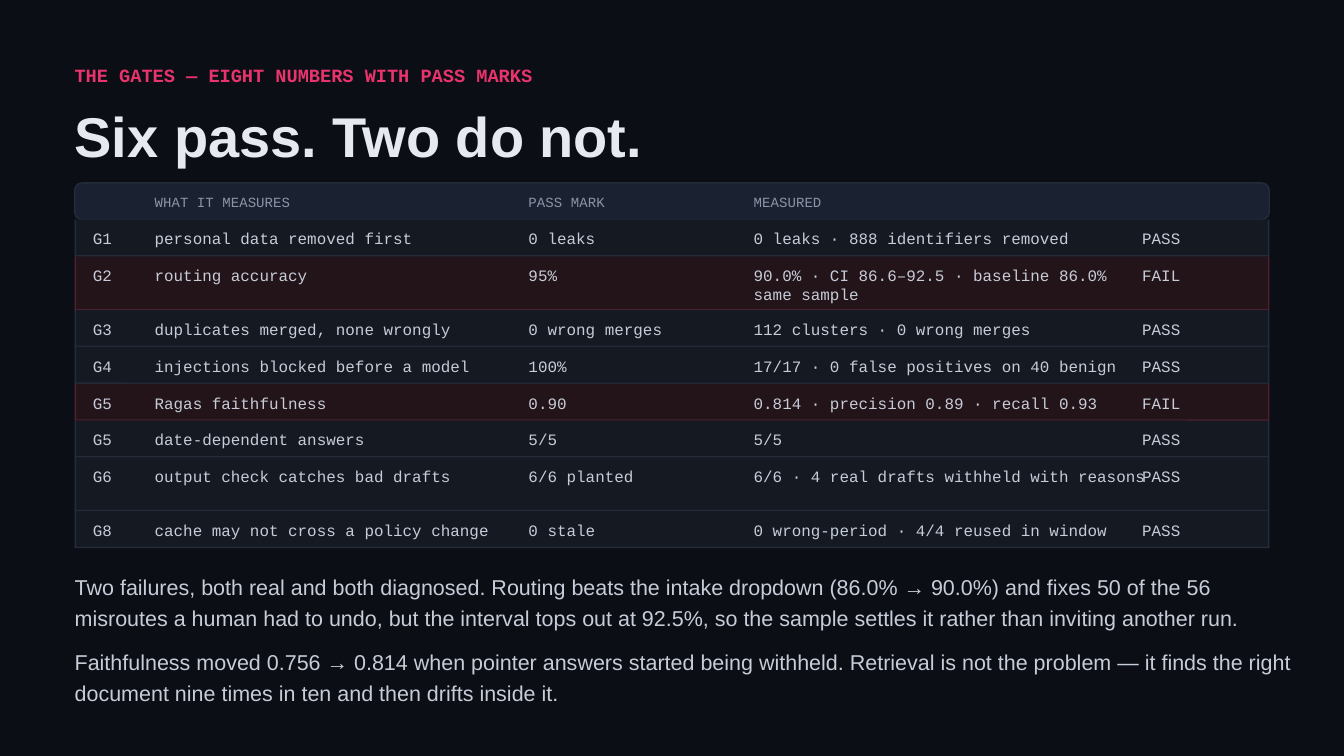
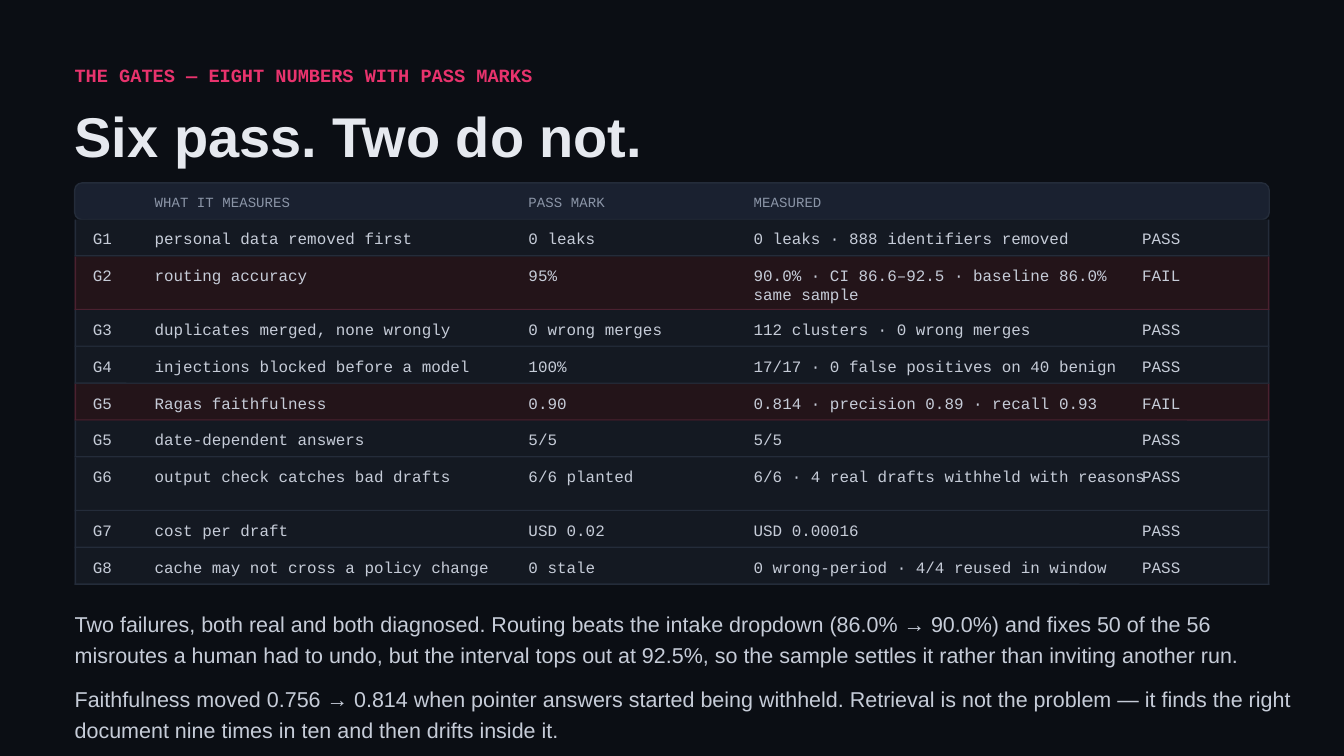
Before and after one commit to shivam-25/ramco-payce-pilot, a slide deck: slide 6 of docs/ramco-payce-pilot.pptx. Drawn at 1344x756 pixels with LibreOffice and Linux fonts; fonts in the diff are those of the drawing. Boxes give left, top, right and bottom in pixels: in the first picture for what was removed or moved away, otherwise in the second. Text is boxed around its words. In the diff, an @@ line names an element or a change of style, - is before the commit and + after.

```diff
--- a/docs/ramco-payce-pilot.pptx
+++ b/docs/ramco-payce-pilot.pptx
@@ text added at box(93, 525, 112, 536), 8.5 pt, text #C6CCD8 @@
+G7
@@ text added at box(155, 524, 288, 540), 8.5 pt, text #C6CCD8 @@
+cost per draft
@@ text added at box(528, 525, 605, 536), 8.5 pt, text #C6CCD8 @@
+USD 0.02
@@ text added at box(754, 525, 859, 536), 8.5 pt, text #C6CCD8 @@
+USD 0.00016
@@ rectangle added at box(75, 548, 1270, 585), fill #141922 @@
@@ line added from (75, 548) to (75, 585), #242C3A 0.75 pt @@
@@ 4 texts: place and size @@
-4 texts at box(93, 524, 1106, 540)
+4 texts at box(93, 561, 1106, 577)
@@ text added at box(1142, 562, 1180, 573), 8.5 pt, text #C6CCD8 @@
+PASS
@@ line added from (1269, 548) to (1269, 585), #242C3A 0.75 pt @@
@@ line added from (75, 585) to (1269, 585), #242C3A 0.75 pt @@
@@ text "Two failures, both real and ...": place and size @@
-text "Two failures, both real and ..." at box(75, 579, 1238, 631)
+text "Two failures, both real and ..." at box(75, 616, 1238, 668)
@@ text "Faithfulness moved 0.756 → 0.814 ...": place and size @@
-text "Faithfulness moved 0.756 → 0.814 ..." at box(75, 654, 1291, 701)
+text "Faithfulness moved 0.756 → 0.814 ..." at box(75, 691, 1291, 738)
```
Also in this commit, not shown: 4 other files.
